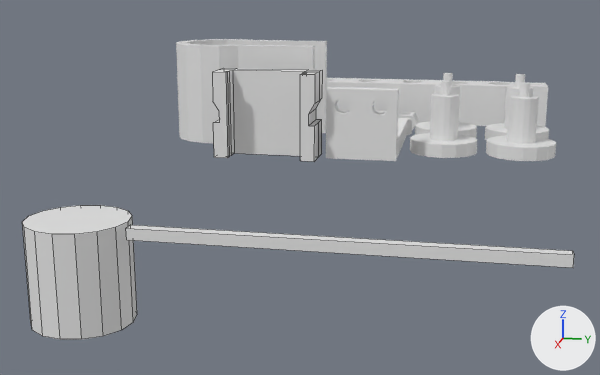
One commit to the Blender file electronics-mounts/electronics-mounts.blend: the scene before it, then after it.
One viewpoint serves both versions: a 50 mm lens placed at (215.2, 12.8, 39.8), pointed at (34.6, -23.3, -5.4). The axes (+X, +Y, +Z) are drawn at lower right. The lights are the same throughout. Mesh edges are drawn as thin lines on the coarser meshes.

The first picture shows '18mm', '70mm', 'hose-mount', 'pot-armeture', 'standoff', 'usb-clip', 'wire-route'.
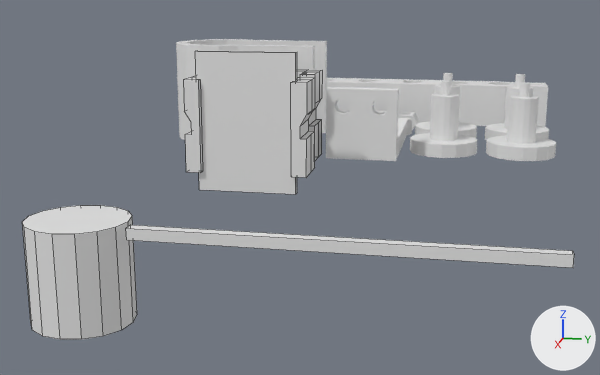
Pixel boxes (x1, y1, x2, y2) of what changed, in the pictures (600 x 375 px):
'usb-board', shown: after (195, 51, 297, 194)
'buck-clip', added: after (183, 76, 315, 177)
'usb-clip', unchanged, covered by the edit: before (212, 68, 322, 162); after (297, 70, 322, 160)

Patch to the scene script:
```diff
--- a/electronics-mounts/electronics-mounts.blend.py
+++ b/electronics-mounts/electronics-mounts.blend.py
@@ me_plane_001 @@
+me_plane_001.from_pydata(...)  # 60 vertices, 40 faces; spans x -2.0..7.6, y -10.2..16.3, z 0.0..19.9
@@ ob_usb_board @@
 ob_usb_board = bpy.data.objects.new('usb-board', me_cube_003)
-ob_usb_board.location = (28.8, -32.7, 10.9)
-ob_usb_board.scale = (0.75, 9.5, 15.0)
-ob_usb_board.hide_set(True)  # its collection is switched off
+ob_usb_board.location = (45.3, -32.7, 10.9)
+ob_usb_board.scale = (0.75, 10.8, 15.0)
@@ ob_buck_clip @@
+ob_buck_clip = bpy.data.objects.new('buck-clip', me_plane_001)
+ob_buck_clip.location = (39.5, -35.7, 0.0)
```
